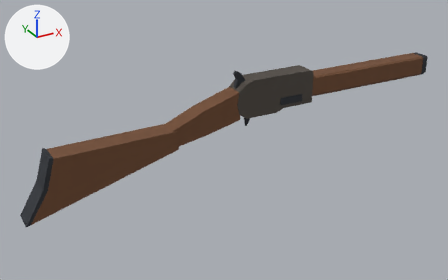
One commit to the FBX model POC2/Assets/Models/AssetFactory/firearms_parts_poc/winchester_1886/winchester_1886_base.fbx: the scene before it, then after it.
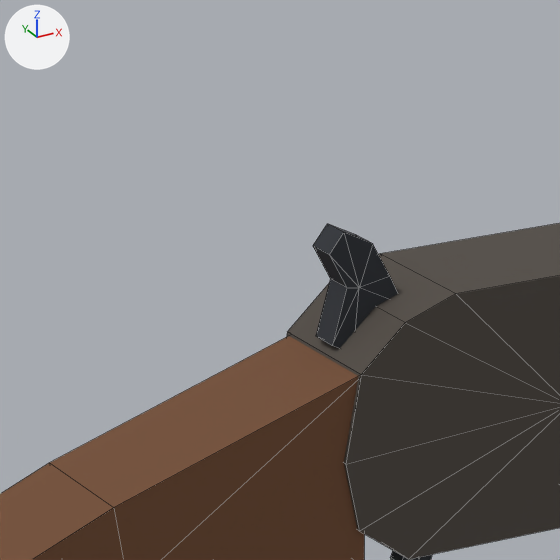
Each version is shown whole from a camera (50 mm lens) standing at (-0.519, -0.857, 0.34) and looking at (-0.043, 0.008, -0.093), then close up on the part from 42% to 60% of the width and 14% to 43% of the height. Every picture has the same lights, and +X, +Y and +Z are marked at upper left. The older version's two pictures come first. The close-ups show mesh edges as thin lines. Vertices at exactly the same position are counted once.

The first close-up shows 'winchester_1886_base'.
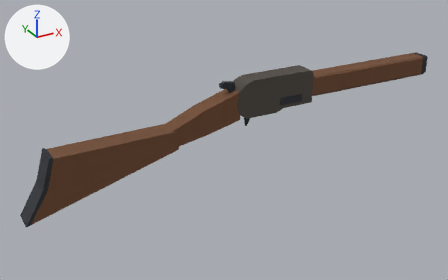
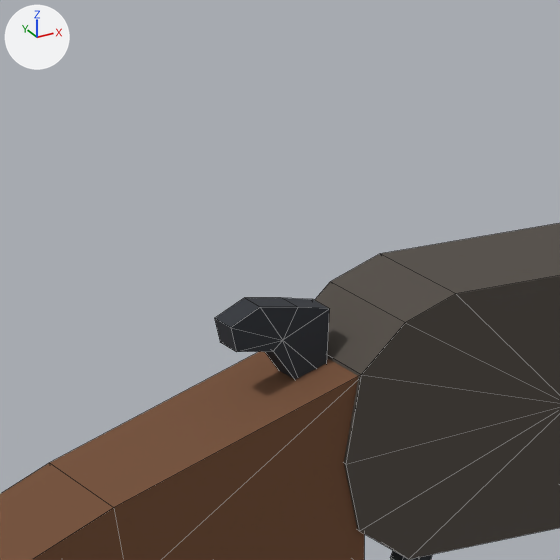
Patch to the scene script:
```diff
--- a/POC2/Assets/Models/AssetFactory/firearms_parts_poc/winchester_1886/winchester_1886_base.fbx.py
+++ b/POC2/Assets/Models/AssetFactory/firearms_parts_poc/winchester_1886/winchester_1886_base.fbx.py
@@ me_winchester_1886_base @@
 # used by ob_winchester_1886_base; location = (0.0, 0.0, 0.0); rotation_euler = (1.571, 0.0, 0.0), in degrees (90, 0, 0)
-me_winchester_1886_base.from_pydata(...)  # 154 vertices, 168 faces; spans x -0.394..0.397, y -0.15..0.031, z -0.02..0.02
+me_winchester_1886_base.from_pydata(...)  # 154 vertices, 168 faces; spans x -0.394..0.397, y -0.15..0.016, z -0.02..0.02
+# me_winchester_1886_base part 1: the loose piece of 18 vertices spanning x -0.029..-0.008, y 0.0..0.031, z -0.004..0.004 is turned 52 degrees about the z axis through its middle, then moved by (-0.021, -0.008, 0.0)
 me_winchester_1886_base.materials.append(mat_w86_walnut)
```

Pixel boxes (x1, y1, x2, y2) of what changed, in the close-ups (560 x 560 px; the box of a moved part takes in the faces that stretch with it):
part 1 of me_winchester_1886_base, moved or reshaped: before (313, 224, 398, 349); after (215, 298, 330, 380)
